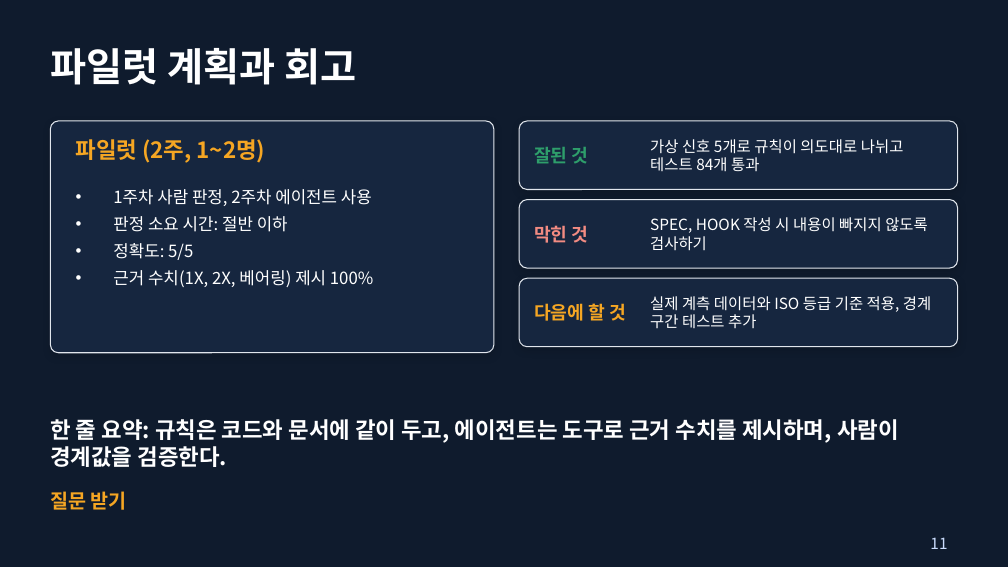
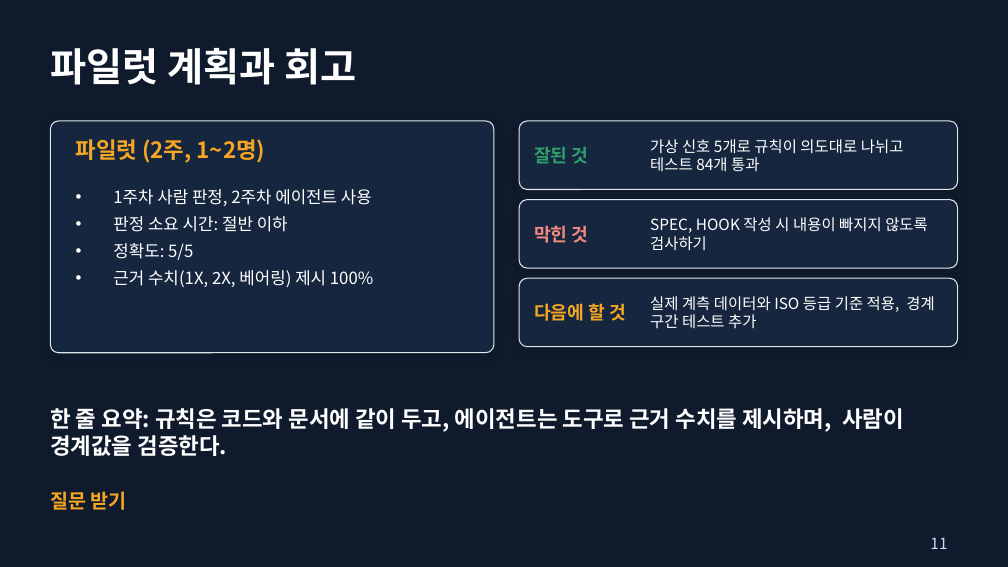
Before and after one commit to njpark22-eng/test, a slide deck: slide 11 of vibe-agent-demo-1.pptx. Drawn at 1008x567 pixels with LibreOffice and Linux fonts; fonts in the diff are those of the drawing. Boxes give left, top, right and bottom in pixels: in the first picture for what was removed or moved away, otherwise in the second. Text is boxed around its words. In the diff, an @@ line names an element or a change of style, - is before the commit and + after.

```diff
--- a/vibe-agent-demo-1.pptx
+++ b/vibe-agent-demo-1.pptx
@@ text "한 줄 요약: 규칙은 코드와 ..." rewrapped from (x1=50, y1=416, x2=899, y2=467) to (x1=50, y1=405, x2=904, y2=456) @@
```
Also in this commit, not shown: 10 other slides changed, 1 slide added.
